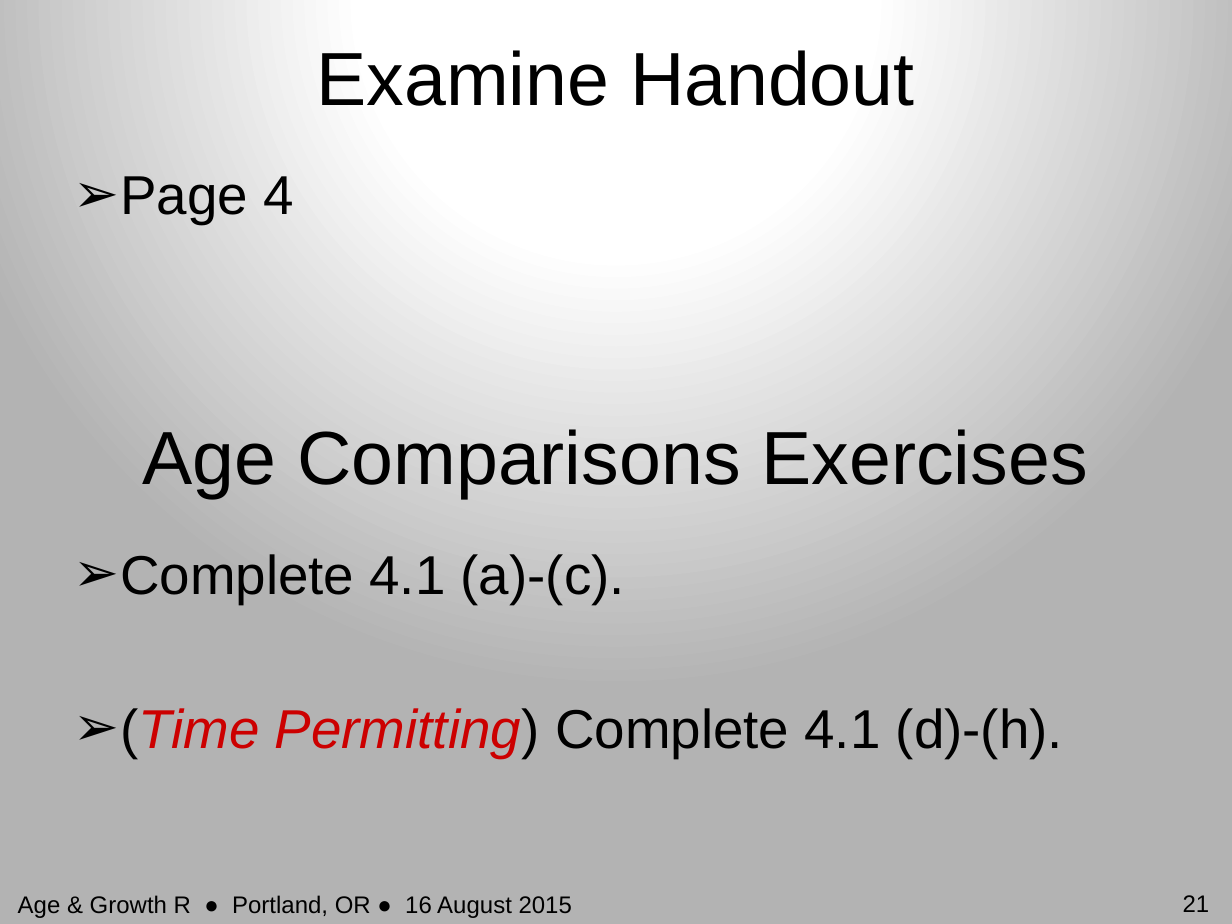
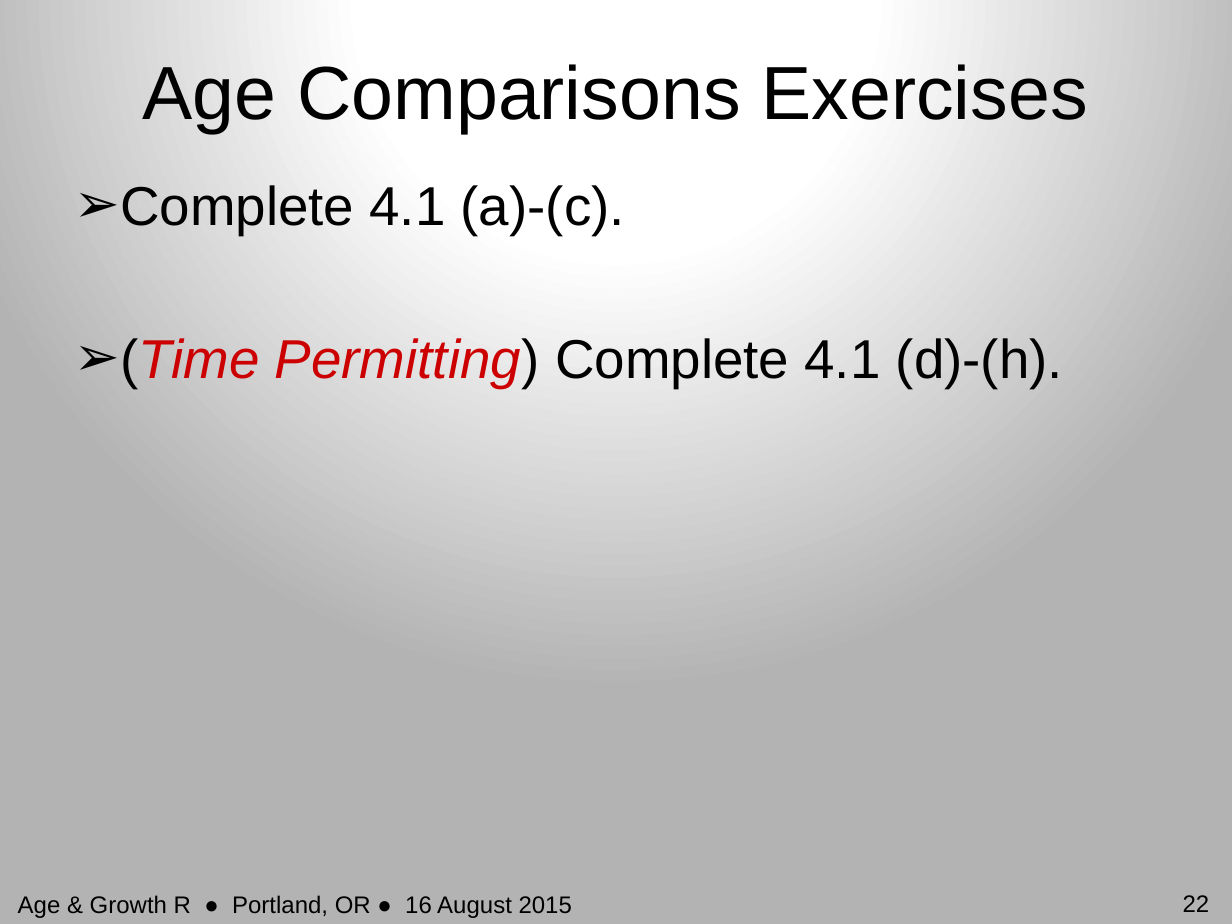
Before and after one commit to droglenc/AFSPortland2015, a slide deck: slide 22 of Slides/01_AgeComparisons.pptx (slide 21 before the commit). Drawn at 1232x924 pixels with LibreOffice and Linux fonts; fonts in the diff are those of the drawing. Boxes give left, top, right and bottom in pixels: in the first picture for what was removed or moved away, otherwise in the second. Text is boxed around its words. In the diff, an @@ line names an element or a change of style, - is before the commit and + after.

```diff
--- a/Slides/01_AgeComparisons.pptx
+++ b/Slides/01_AgeComparisons.pptx
@@ text "Age Comparisons Exercises": place and size @@
-text "Age Comparisons Exercises" at (143,429,1088,499)
+text "Age Comparisons Exercises" at (143,64,1088,133)
@@ title removed at (316,50,914,106) @@
-Examine Handout
@@ text "Complete 4.1 (a)-(c).": place and size @@
-text "Complete 4.1 (a)-(c)." at (120,554,1063,758)
+text "Complete 4.1 (a)-(c)." at (120,185,1063,388)
@@ text removed at (120,176,293,224) @@
-➢ Page 4
@@ page number at (1183,895,1210,912): text changed @@
-21
+22
```
Also in this commit, not shown: 1 slide added, 2 other files.
